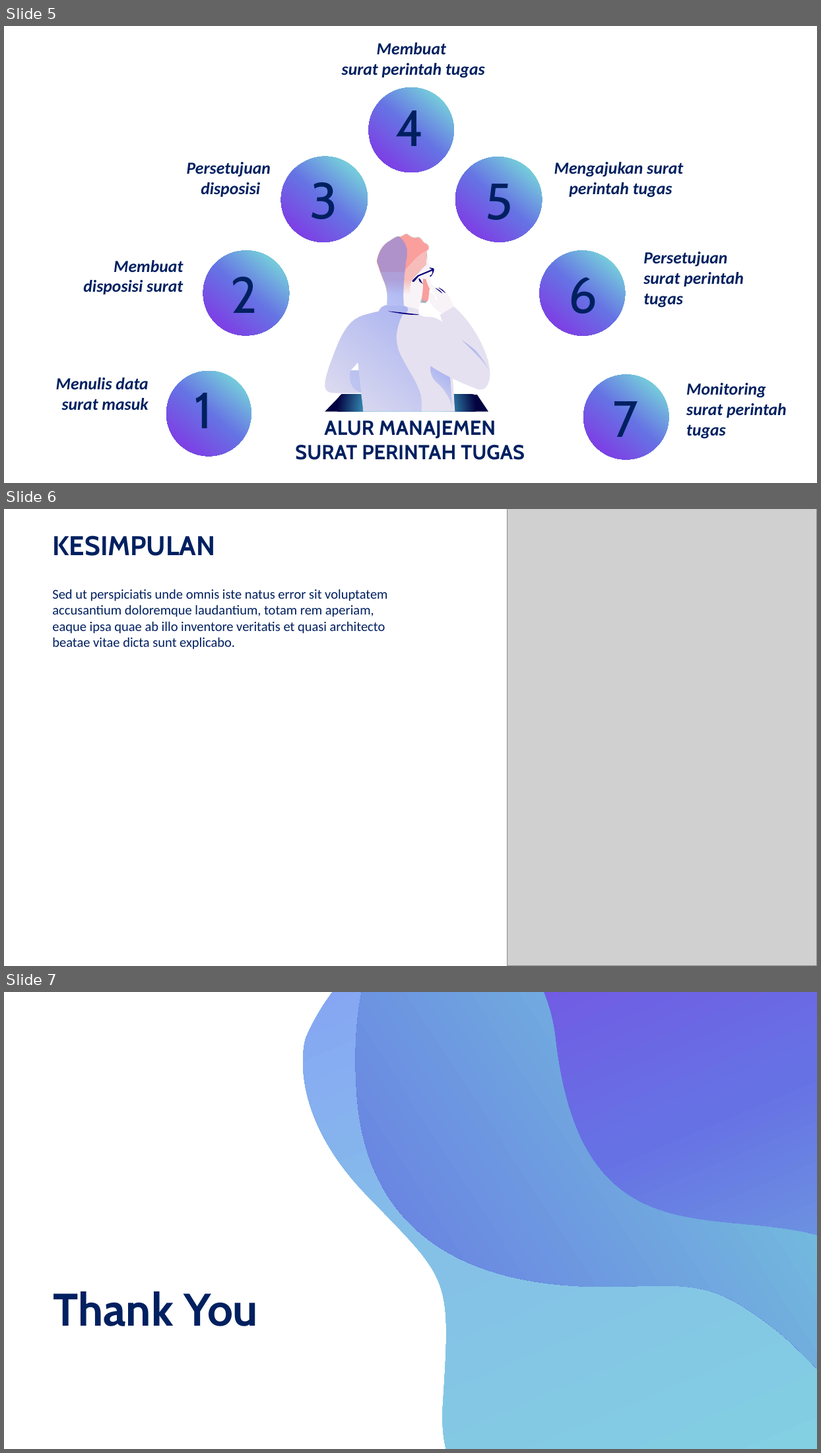
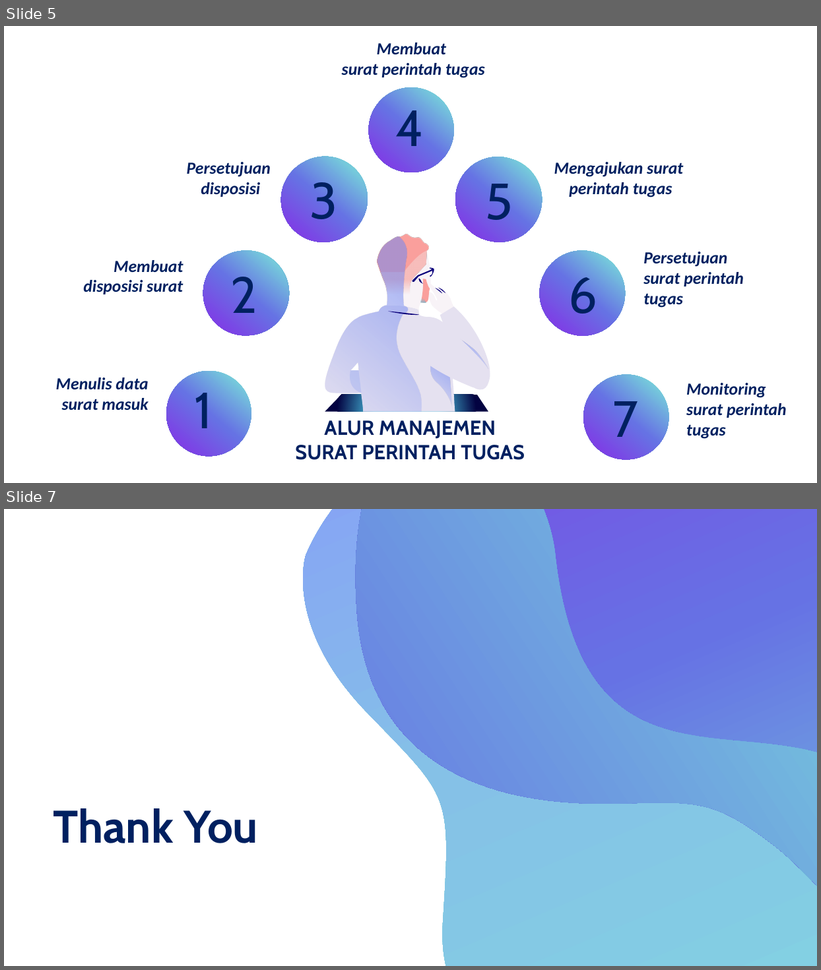
Before and after one commit to kurniado729/sistem_kp, a slide deck: SELAIN SISTEM/LAPORAN/ppt KP.pptx. Shown one above the other, each under a label of ours: slides 5, 6 and 7 before the commit, slides 5 and 7 after it; the slides between them are not shown. The pictures are 821x1453 and 821x970 pixels, drawn with LibreOffice and Linux fonts; fonts in the diff are those of the drawing; grey boxes stand for pictures. Boxes give left, top, right and bottom in pixels: in the first picture for what was removed or moved away, otherwise in the second. Text is boxed around its words. In the diff, an @@ line names an element or a change of style, - is before the commit and + after.

```diff
--- a/SELAIN SISTEM/LAPORAN/ppt KP.pptx
+++ b/SELAIN SISTEM/LAPORAN/ppt KP.pptx
@@ slide 6 removed at (4, 509, 817, 966), background #FFFFFF @@
@@ picture removed at (507, 509, 817, 966) @@
@@ text removed at (52, 535, 215, 556) @@
-KESIMPULAN
@@ text removed at (52, 589, 387, 650) @@
-Sed ut perspiciatis unde omnis iste natus error sit voluptatem accusantium doloremque laudantium, totam rem aperiam, eaque ipsa quae ab illo inventore veritatis et quasi architecto beatae vitae dicta sunt explicabo.
```
Also in this commit, not shown: 1 slide added, 8 other files.
